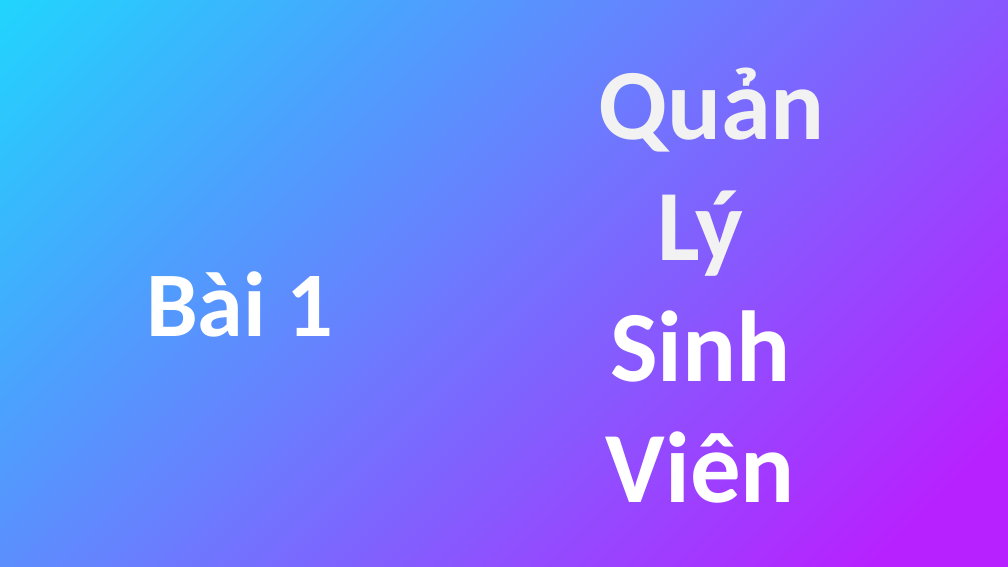
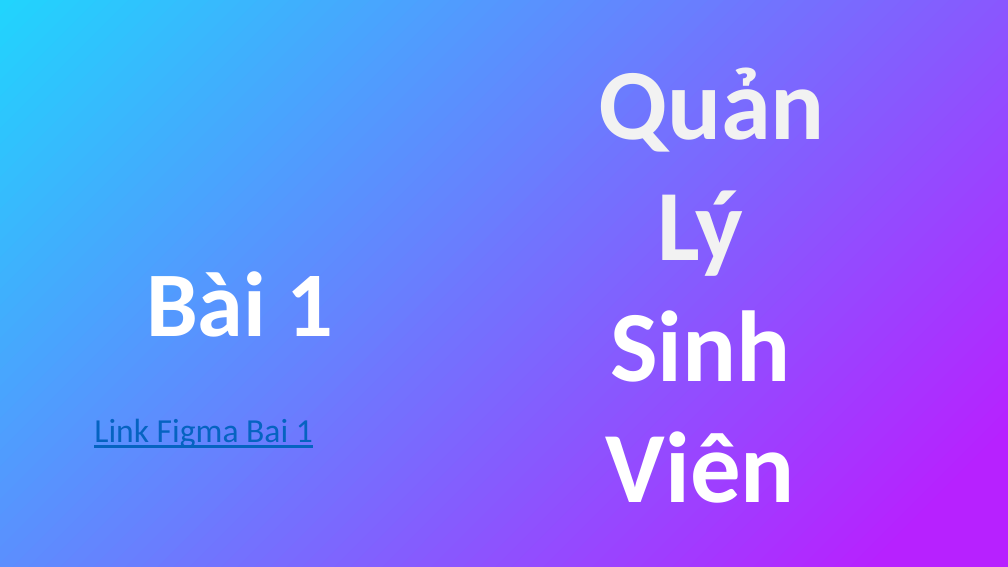
Before and after one commit to nguyenduydan/63133615_AndroidProgramming, a slide deck: slide 2 of KTGK_63133615/KTGK_63133615.pptx. Drawn at 1008x567 pixels with LibreOffice and Linux fonts; fonts in the diff are those of the drawing. Boxes give left, top, right and bottom in pixels: in the first picture for what was removed or moved away, otherwise in the second. Text is boxed around its words. In the diff, an @@ line names an element or a change of style, - is before the commit and + after.

```diff
--- a/KTGK_63133615/KTGK_63133615.pptx
+++ b/KTGK_63133615/KTGK_63133615.pptx
@@ text added at [94,419,313,448], 32 pt, text #0563C1, underline @@
+Link Figma Bai 1
```
